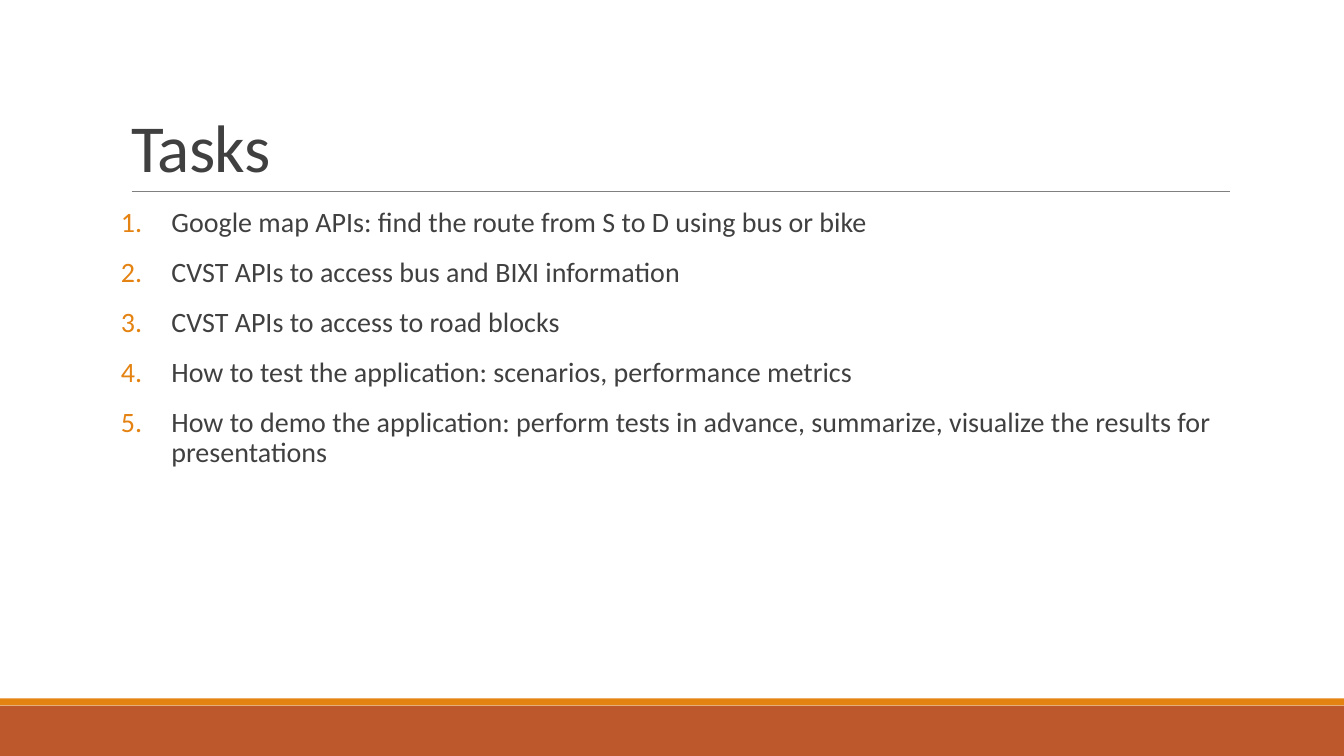
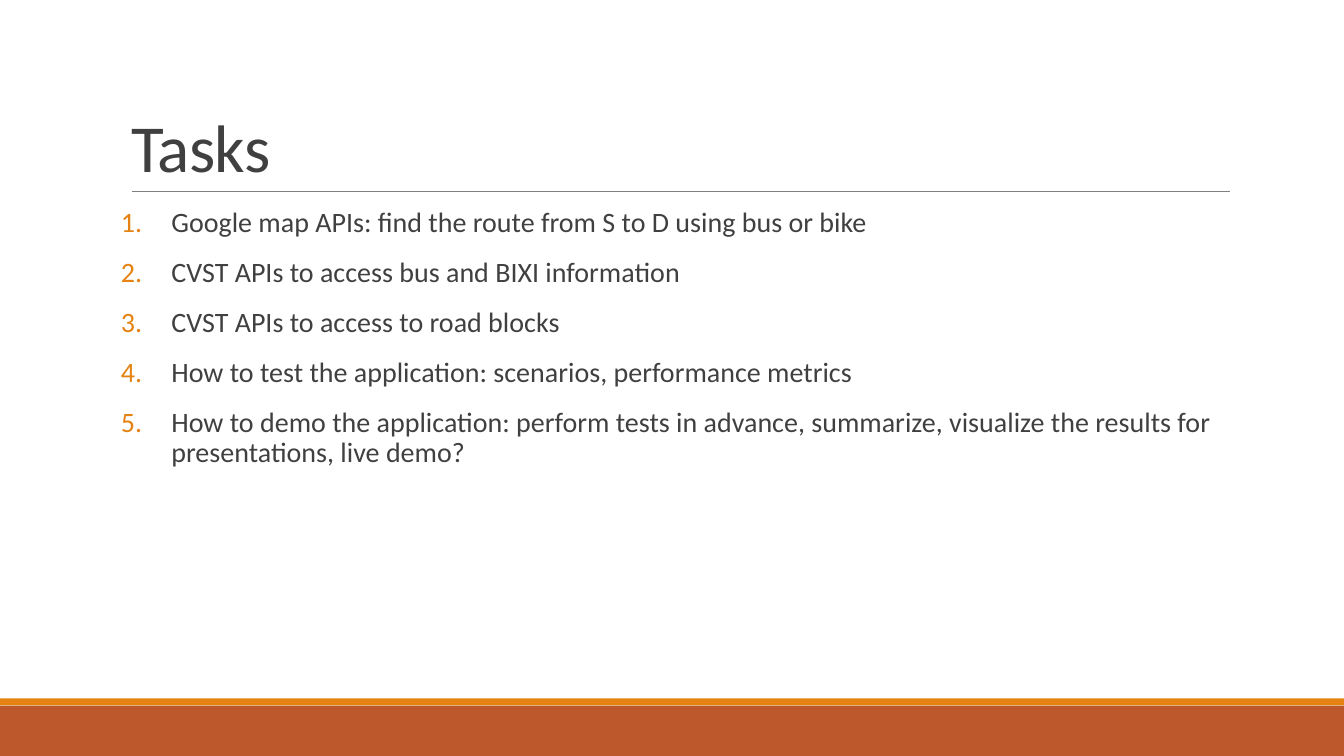
Before and after one commit to nqdao/PHAST, a slide deck: slide 5 of SAVI - Design Camp 2015.pptx. Drawn at 1344x756 pixels with LibreOffice and Linux fonts; fonts in the diff are those of the drawing. Boxes give left, top, right and bottom in pixels: in the first picture for what was removed or moved away, otherwise in the second. Text is boxed around its words. In the diff, an @@ line names an element or a change of style, - is before the commit and + after.

```diff
--- a/SAVI - Design Camp 2015.pptx
+++ b/SAVI - Design Camp 2015.pptx
@@ text at (171,412,1210,467): text changed @@
-5. How to demo the application: perform tests in advance, summarize, visualize the results for presentations
+5. How to demo the application: perform tests in advance, summarize, visualize the results for presentations, live demo?
```
Also in this commit, not shown: 1 other slide changed, 7 slides added, 1 slide removed.
